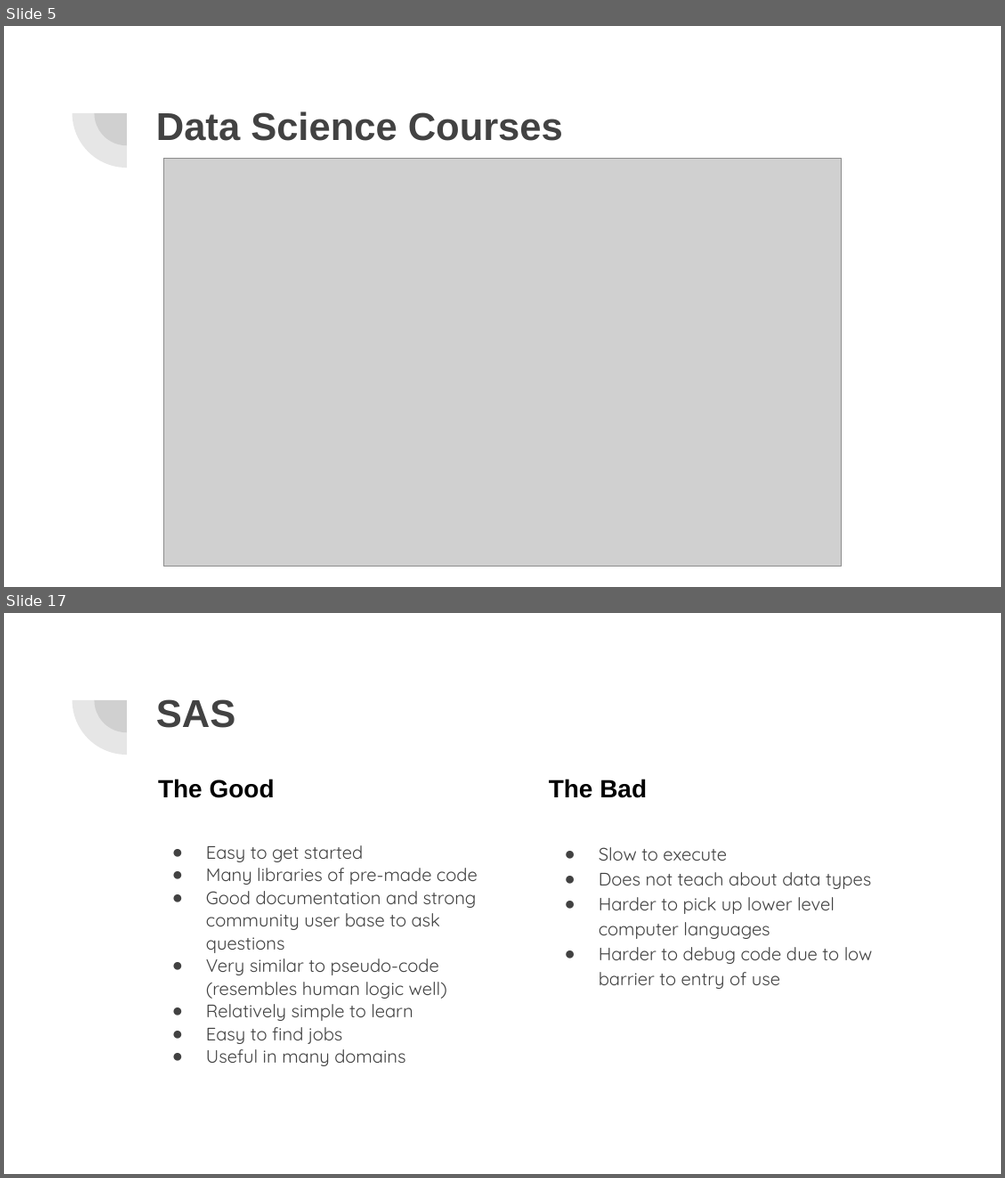
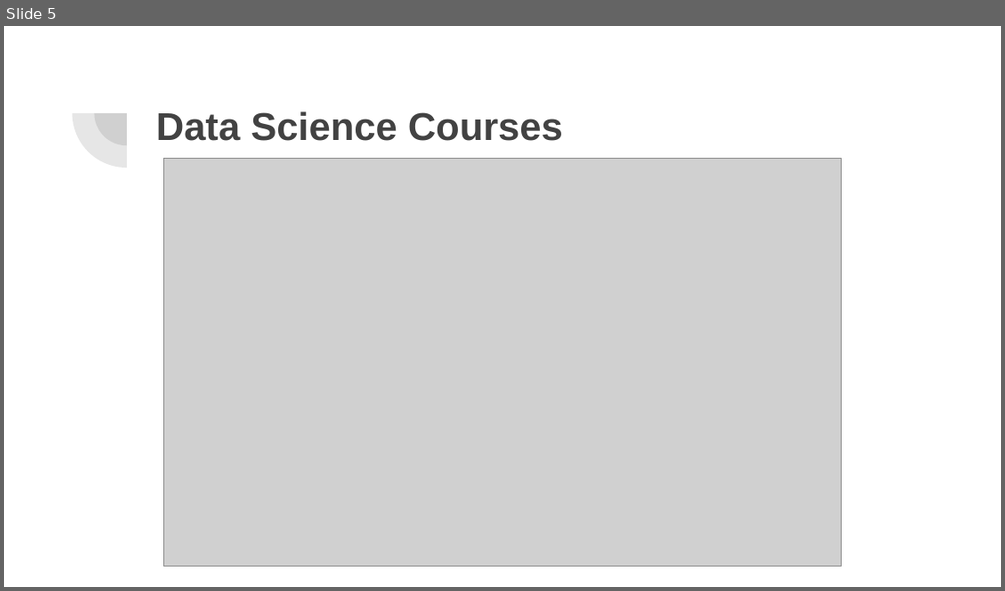
Before and after one commit to NolanSmithSolutions/Course, a slide deck: FutureApps/Your Data Science Future.pptx. Shown one above the other, each under a label of ours: slides 5 and 17 before the commit, slide 5 after it; the slides between them are not shown. The pictures are 1005x1178 and 1005x591 pixels, drawn with LibreOffice and Linux fonts; fonts in the diff are those of the drawing; grey boxes stand for pictures. Boxes give left, top, right and bottom in pixels: in the first picture for what was removed or moved away, otherwise in the second. Text is boxed around its words. In the diff, an @@ line names an element or a change of style, - is before the commit and + after.

```diff
--- a/FutureApps/Your Data Science Future.pptx
+++ b/FutureApps/Your Data Science Future.pptx
@@ slide 17 removed at box(4, 613, 1001, 1174), background #FFFFFF; not listed: 2 template elements that a slide beside it also shows @@
@@ title removed at box(156, 699, 235, 728) @@
-SAS
@@ text removed at box(158, 779, 275, 798) @@
-The Good
@@ text removed at box(549, 779, 647, 798) @@
-The Bad
@@ text removed at box(206, 845, 477, 1066) @@
-● Easy to get started
-● Many libraries of pre-made code
-● Good documentation and strong community user base to ask questions
-● Very similar to pseudo-code (resembles human logic well)
-● Relatively simple to learn
-● Easy to find jobs
-● Useful in many domains
@@ text removed at box(599, 847, 873, 989) @@
-● Slow to execute
-● Does not teach about data types
-● Harder to pick up lower level computer languages
-● Harder to debug code due to low barrier to entry of use
```
Also in this commit, not shown: 11 slides changed, 7 slides added, 5 other slides removed, 2 other files.
